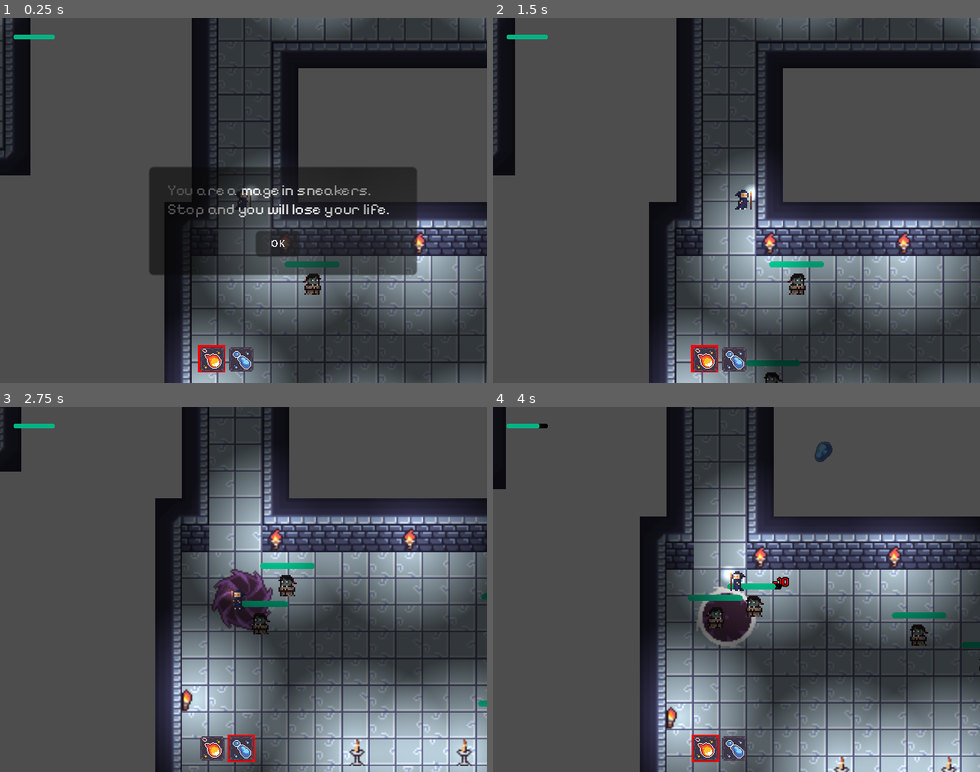
Above: before the commit, frames 1-4 (two rows, left to right).
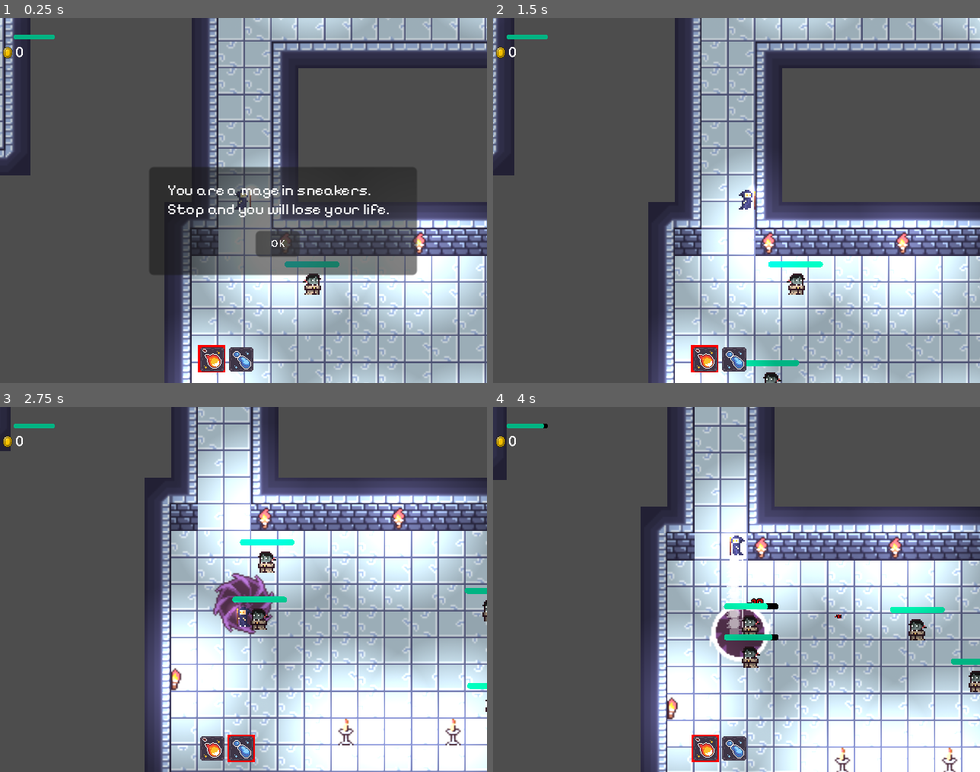
Above: after the commit, the same moments.

Repository: always-hehe-devs/top-down-game
Game: Godot game, scene res://World.tscn
Same seed, same stepped clock (60 frames per second), same inputs: the game is played once before the commit and once after it.
Inputs (mouse positions are in pixels of both pictures, inside the frame that each line leads up to):
- Up to frame 1 (0.25 s): no input
- Up to frame 2 (1.5 s): click "OK" at 0.5 s; tap Enter at 1.25 s; move the mouse to (843, 182) at 1.27 s; hold Right (ui_right) from 1.28 s (still down); tap Q (attack_1) at 1.35 s
- Up to frame 3 (2.75 s): tap Space (ui_select) at 1.52, 2.27 s; move the mouse to (146, 607) at 2.02 s; release Right (ui_right) at 2.03 s; hold Down (ui_down) from 2.03 s (still down); tap E (attack_2) at 2.1 s
- Up to frame 4 (4 s): move the mouse to (785, 509) at 2.77 s; release Down (ui_down) at 2.78 s; press the mouse at (785, 509) at 2.78 s; hold Right (ui_right) 2.78-3.53 s; move the mouse to (712, 662) at 3.52 s; release the mouse at (712, 662) at 3.53 s; hold Up (ui_up) from 3.53 s (still down); tap Q (attack_1) at 3.6 s; tap Space (ui_select) at 3.77 s

The runs differ from the first frame. In frame 1, 51% of the frame differs, in the area x 0-100%, y 0-100%; in frame 2, 51%; in frame 3, 59%; in frame 4, 55%.

Commit message:
Added coins and money counter

Diff:
--- /dev/null
+++ b/Coin.gd
@@ -0,0 +1,33 @@
+extends Node2D
+
+var velocity = Vector2(0,0)
+
+var gravity := Vector2(0, 980)
+
+func _init():
+	top_level = true
+
+var initial_position
+var target
+
+func _ready() -> void:
+	initial_position = global_position
+	velocity = Vector2(randi_range(-50, 50), -200)
+
+func _process(delta: float) -> void:
+	if global_position.y <= initial_position.y:
+		gravity= gravity*0.95
+		velocity += gravity * delta
+		global_position += velocity * delta
+	if target:
+		if target.global_position.distance_to(global_position) < 10:
+			queue_free()
+		move_to_target()
+
+func _on_area_2d_body_entered(body):
+	if body.has_method("increase_money"):
+		body.increase_money(10)
+		target = body
+
+func move_to_target():
+	global_position = lerp(global_position, target.global_position, 0.2)
--- /dev/null
+++ b/Coin.tscn
@@ -0,0 +1,24 @@
+[gd_scene load_steps=4 format=3 uid="uid://ballv5arvqtq8"]
+
+[ext_resource type="Texture2D" uid="uid://bdka2ey2vj2t3" path="res://assets/coin.png" id="1_27iwi"]
+[ext_resource type="Script" path="res://Coin.gd" id="1_hwwch"]
+
+[sub_resource type="CircleShape2D" id="CircleShape2D_oe5y2"]
+radius = 28.0
+
+[node name="Coin" type="Node2D"]
+scale = Vector2(0.5, 0.5)
+script = ExtResource("1_hwwch")
+
+[node name="Area2D" type="Area2D" parent="."]
+collision_layer = 0
+collision_mask = 2
+
+[node name="CollisionShape2D" type="CollisionShape2D" parent="Area2D"]
+shape = SubResource("CircleShape2D_oe5y2")
+
+[node name="Sprite2D" type="Sprite2D" parent="."]
+texture_filter = 1
+texture = ExtResource("1_27iwi")
+
+[connection signal="body_entered" from="Area2D" to="." method="_on_area_2d_body_entered"]
--- a/Events.gd
+++ b/Events.gd
@@ -1,3 +1,4 @@
 extends Node
 
 signal player_attacked(health)
+signal set_total_money(amount)
--- a/Hud.gd
+++ b/Hud.gd
@@ -1,6 +1,7 @@
 extends CanvasLayer
 
 @onready var active_rect = $ActiveRect
+@onready var money_label = %MoneyLabel
 
 var current_attack = "attack_1"
 
@@ -11,6 +12,7 @@
 
 func _ready():
 	Events.connect("player_attacked", on_player_attacked)
+	Events.connect("set_total_money", on_money_change)
 
 func _unhandled_key_input(event):
 	if event.is_action(current_attack):
@@ -26,3 +28,6 @@
 
 func on_player_attacked(health):
 	%ProgressBar.value = health
+
+func on_money_change(amount):
+	money_label.text = str(amount)
--- a/Player.gd
+++ b/Player.gd
@@ -4,6 +4,8 @@
 
 var normal_speed = 80
 var health = 100
+var money = 0
+
 @onready var animation = $AnimatedSprite2D
 @onready var dash = $Dash
 @onready var health_depletion_timer = $HealthDepletionTimer
@@ -88,3 +90,8 @@
 
 func _on_hud_changed_attack(attack):
 	current_attack = attack
+
+func increase_money(amount):
+	print('player')
+	money +=amount
+	Events.set_total_money.emit(money)
--- a/Player.tscn
+++ b/Player.tscn
@@ -9,8 +9,9 @@
 [ext_resource type="Script" path="res://HurtBox.gd" id="6_2vibx"]
 [ext_resource type="PackedScene" uid="uid://cvkplqy8kva2r" path="res://Dash.tscn" id="8_r5ygi"]
 
-[sub_resource type="RectangleShape2D" id="RectangleShape2D_yhpqa"]
-size = Vector2(16, 16)
+[sub_resource type="CapsuleShape2D" id="CapsuleShape2D_erpam"]
+radius = 5.0
+height = 12.0
 
 [sub_resource type="SpriteFrames" id="SpriteFrames_32wwg"]
 animations = [{
@@ -47,7 +48,7 @@
 script = ExtResource("1_p347t")
 
 [node name="CollisionShape2D" type="CollisionShape2D" parent="."]
-shape = SubResource("RectangleShape2D_yhpqa")
+shape = SubResource("CapsuleShape2D_erpam")
 
 [node name="AnimatedSprite2D" type="AnimatedSprite2D" parent="."]
 z_index = 1
--- a/VampireMob.gd
+++ b/VampireMob.gd
@@ -72,7 +72,7 @@
 	health -= damage
 	%ProgressBar.value = health
 	if health <= 0:
-		queue_free()
+		on_death()
 
 func throw_spell():
 	var spell = PortalScene.instantiate()
@@ -95,3 +95,10 @@
 
 func _on_navigation_agent_2d_velocity_computed(safe_velocity):
 	velocity = safe_velocity
+
+func on_death():
+	var coin = preload("res://Coin.tscn").instantiate()
+
+	coin.global_position = global_position
+	await get_parent().call_deferred("add_child",coin)
+	queue_free()
--- a/VampireMob.tscn
+++ b/VampireMob.tscn
@@ -7,8 +7,9 @@
 [ext_resource type="Texture2D" uid="uid://c7ywbk2licci1" path="res://assets/vampire_v2_4.png" id="5_1llda"]
 [ext_resource type="Script" path="res://HurtBox.gd" id="6_fqymn"]
 
-[sub_resource type="RectangleShape2D" id="RectangleShape2D_dfwo7"]
-size = Vector2(16, 16)
+[sub_resource type="CapsuleShape2D" id="CapsuleShape2D_gbwf5"]
+radius = 6.0
+height = 14.0
 
 [sub_resource type="SpriteFrames" id="SpriteFrames_nqc62"]
 animations = [{
@@ -59,7 +60,7 @@
 script = ExtResource("1_s5lm6")
 
 [node name="CollisionShape2D" type="CollisionShape2D" parent="."]
-shape = SubResource("RectangleShape2D_dfwo7")
+shape = SubResource("CapsuleShape2D_gbwf5")
 
 [node name="AnimatedSprite2D" type="AnimatedSprite2D" parent="."]
 texture_filter = 1
--- a/World.tscn
+++ b/World.tscn
@@ -1003,11 +1003,6 @@
 4:6/0/physics_layer_0/angular_velocity = 0.0
 4:6/0/physics_layer_0/polygon_0/points = PackedVector2Array(-8, -8, 8, -8, 8, 8, -8, 8)
 4:6/0/terrains_peering_bit/top_right_corner = 1
-1:2/0 = 0
-1:2/0/terrain_set = 0
-1:2/0/physics_layer_0/linear_velocity = Vector2(0, 0)
-1:2/0/physics_layer_0/angular_velocity = 0.0
-1:2/0/physics_layer_0/polygon_0/points = PackedVector2Array(-8, -8, 8, -8, 8, 8, -8, 8)
 1:1/0 = 0
 1:1/0/terrain_set = 0
 1:1/0/physics_layer_0/linear_velocity = Vector2(0, 0)
@@ -1158,22 +1153,6 @@
 physics_layer_0/collision_mask = 6
 sources/0 = SubResource("TileSetAtlasSource_waakd")
 
-[sub_resource type="StyleBoxFlat" id="StyleBoxFlat_fpb5m"]
-bg_color = Color(0, 0, 0, 1)
-corner_radius_top_left = 2
-corner_radius_top_right = 2
-corner_radius_bottom_right = 2
-corner_radius_bottom_left = 2
-anti_aliasing = false
-
-[sub_resource type="StyleBoxFlat" id="StyleBoxFlat_4no1k"]
-bg_color = Color(0, 0.705882, 0.513726, 1)
-corner_radius_top_left = 2
-corner_radius_top_right = 2
-corner_radius_bottom_right = 2
-corner_radius_bottom_left = 2
-anti_aliasing = false
-
 [node name="World" type="Node"]
 script = ExtResource("1_quq06")
 
@@ -1198,21 +1177,11 @@
 
 [node name="HUD" parent="." instance=ExtResource("4_lh2pk")]
 
-[node name="ProgressBar" type="ProgressBar" parent="HUD"]
-unique_name_in_owner = true
-offset_left = 18.0
-offset_top = 22.0
-offset_right = 72.0
-offset_bottom = 28.0
-theme_override_styles/background = SubResource("StyleBoxFlat_fpb5m")
-theme_override_styles/fill = SubResource("StyleBoxFlat_4no1k")
-value = 100.0
-show_percentage = false
-
 [node name="Timer" type="Timer" parent="."]
 wait_time = 2.0
 
 [node name="CanvasModulate" type="CanvasModulate" parent="."]
+visible = false
 color = Color(0.317647, 0.317647, 0.317647, 1)
 
 [node name="Mobs" type="Node" parent="."]
--- a/hud.tscn
+++ b/hud.tscn
@@ -1,8 +1,25 @@
-[gd_scene load_steps=4 format=3 uid="uid://18c32k00y3tv"]
+[gd_scene load_steps=7 format=3 uid="uid://18c32k00y3tv"]
 
 [ext_resource type="Script" path="res://Hud.gd" id="1_2a0or"]
 [ext_resource type="Texture2D" uid="uid://efeq56o6fshl" path="res://assets/tile002.png" id="1_swh3h"]
 [ext_resource type="Texture2D" uid="uid://bvfl7etppcsab" path="res://assets/tile000.png" id="2_kuvt4"]
+[ext_resource type="Texture2D" uid="uid://bdka2ey2vj2t3" path="res://assets/coin.png" id="4_sxfg6"]
+
+[sub_resource type="StyleBoxFlat" id="StyleBoxFlat_1t1yi"]
+bg_color = Color(0, 0, 0, 1)
+corner_radius_top_left = 2
+corner_radius_top_right = 2
+corner_radius_bottom_right = 2
+corner_radius_bottom_left = 2
+anti_aliasing = false
+
+[sub_resource type="StyleBoxFlat" id="StyleBoxFlat_fd0os"]
+bg_color = Color(0, 0.705882, 0.513726, 1)
+corner_radius_top_left = 2
+corner_radius_top_right = 2
+corner_radius_bottom_right = 2
+corner_radius_bottom_left = 2
+anti_aliasing = false
 
 [node name="HUD" type="CanvasLayer"]
 scale = Vector2(0.5, 0.5)
@@ -25,3 +42,33 @@
 [node name="Fireball" type="Sprite2D" parent="."]
 position = Vector2(279, 449)
 texture = ExtResource("2_kuvt4")
+
+[node name="ProgressBar" type="ProgressBar" parent="."]
+unique_name_in_owner = true
+offset_left = 18.0
+offset_top = 22.0
+offset_right = 72.0
+offset_bottom = 28.0
+theme_override_styles/background = SubResource("StyleBoxFlat_1t1yi")
+theme_override_styles/fill = SubResource("StyleBoxFlat_fd0os")
+value = 100.0
+show_percentage = false
+
+[node name="Control" type="Control" parent="."]
+layout_mode = 3
+anchors_preset = 0
+offset_right = 40.0
+offset_bottom = 40.0
+
+[node name="MoneyLabel" type="Label" parent="Control"]
+unique_name_in_owner = true
+offset_left = 20.0
+offset_top = 31.0
+offset_right = 34.0
+offset_bottom = 58.0
+theme_override_font_sizes/font_size = 19
+text = "0"
+
+[node name="Sprite2D" type="Sprite2D" parent="Control"]
+position = Vector2(10, 46)
+texture = ExtResource("4_sxfg6")
Not shown: 1 places in World.tscn that only renumber resources
Binary file added: assets/coin.png
Not shown, added: assets/coin.png.import
